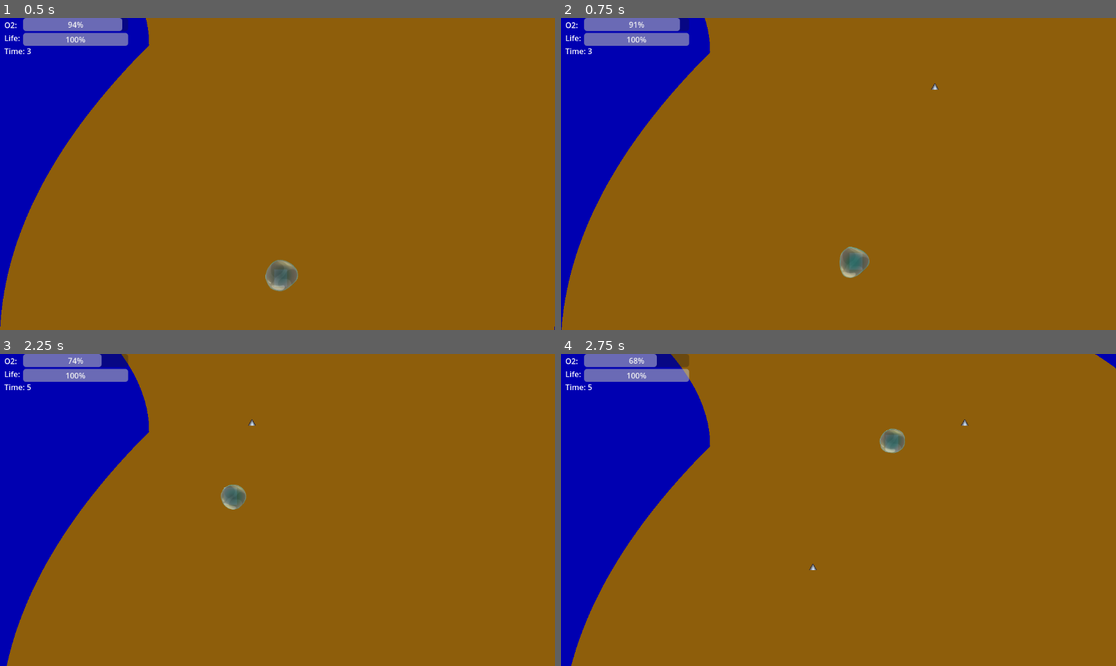
Above: before the commit, frames 1-4 (two rows, left to right).
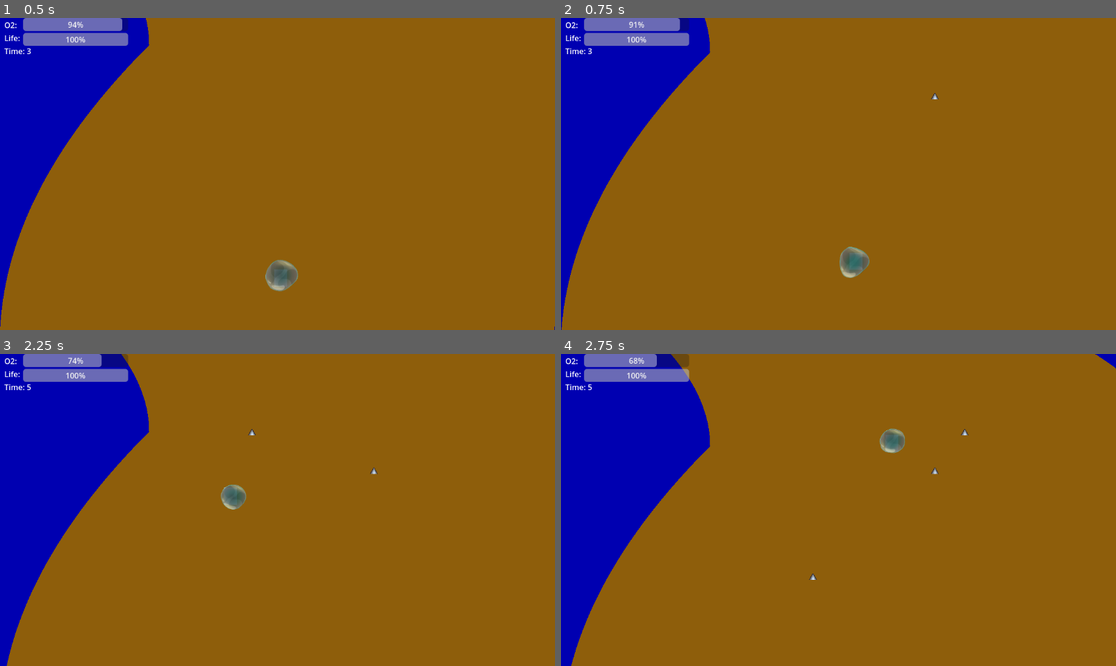
Above: after the commit, the same moments.

Repository: KnGod667/GGJ2025
Game: Godot game, scene res://scenes/main scene.tscn
Same seed, same stepped clock (60 frames per second), same inputs: the game is played once before the commit and once after it.
Inputs (mouse positions are in pixels of both pictures, inside the frame that each line leads up to):
- Up to frame 1 (0.5 s): no input
- Up to frame 2 (0.75 s): move the mouse to (960, 158) at 0.52 s
- Up to frame 3 (2.25 s): move the mouse to (166, 525) at 1.27 s; move the mouse to (333, 441) at 2.02 s
- Up to frame 4 (2.75 s): no input

Frame 1 is identical in both runs. In frame 2, less than 0.1% of the frame differs, in the area x 66-69%, y 20-27%; in frame 3, less than 0.1%; in frame 4, less than 0.1%, in the area x 44-74%, y 20-73%.
Error after the commit: Invalid operands 'float' and 'Vector2' in operator '+'. (res://scripts/mobs/enemy_1.gd:16)

Commit message:
Mods en la roca

Diff:
--- a/scripts/mobs/enemy_1.gd
+++ b/scripts/mobs/enemy_1.gd
@@ -5,12 +5,17 @@
 var player_direction
 var direction
 
+
 func _ready() -> void:
 	pass
 
 func _process(delta: float) -> void:
-	position.y += delta * speed
-	if position.y > 648:
+	if position.y <= 650:
+		if TerrainAdapter.check_area_collision(position, 5):
+			direction = -TerrainAdapter.get_collision_vector(position, 5)
+			position.x += (delta*speed)*direction
+		position.y += delta * speed
+	else:
 		queue_free()
 
 
--- a/scripts/personaje.gd
+++ b/scripts/personaje.gd
@@ -8,7 +8,6 @@
 	if !$Burbuja_player.alive:
 		look_at(get_global_mouse_position())
 		var col = TerrainAdapter.get_collision_vector(global_position,x)
-		print(col)
 		if col!=Vector2():
 			modulate = Color(1,0,1)
 			move_and_collide(-col*SPEED)
--- a/scripts/rocks.gd
+++ b/scripts/rocks.gd
@@ -14,7 +14,7 @@
 
 func _r_timer_timeout():
 	rnd =  randi_range(-300, 300)
-	pos = Vector2(rnd, -640)
+	pos = Vector2(rnd, -620)
 	if !TerrainAdapter.is_coliding(pos):
 		rockIns = rock.instantiate()
 		rockIns.position = pos
